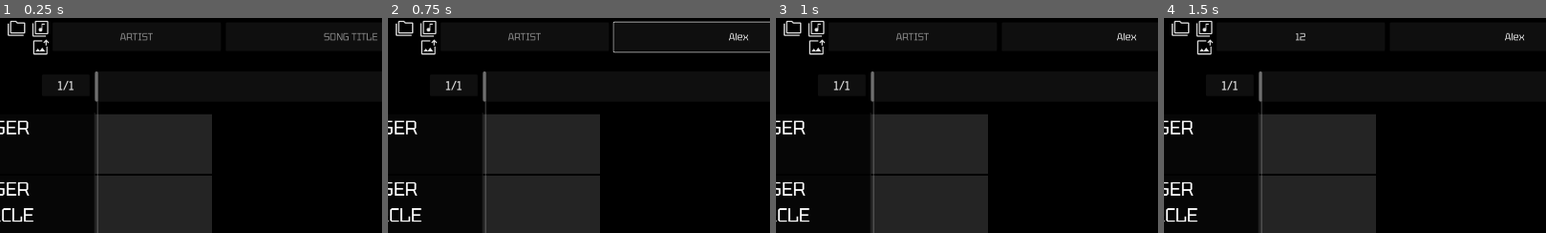
Above: before the commit, frames 1-4 (left to right).
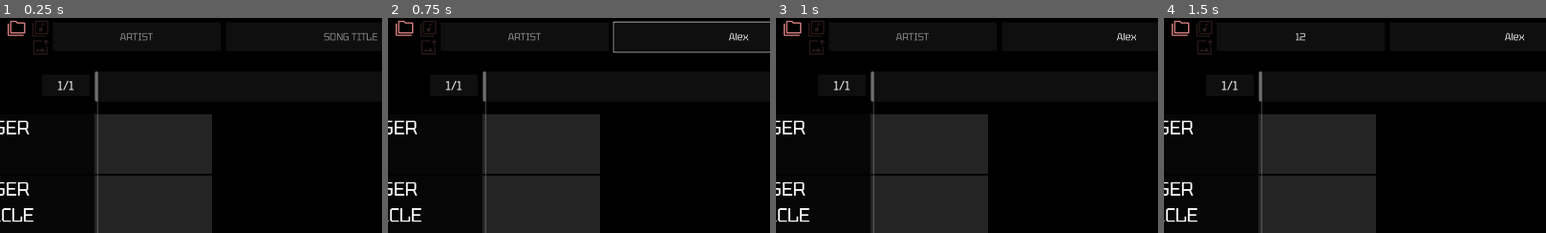
Above: after the commit, the same moments.

Repository: FireEntity1/beat-jumper
Game: Godot game, scene res://scenes/editor.tscn
Two runs of this game, one before a commit and one after it. Both use one fixed random seed, a clock stepped at 60 frames per second and the inputs below. This scene is started directly instead of the project's main scene. Sound files missing from this copy of the repository are replaced by a short silence.
Inputs (mouse positions are % of the whole screen's width and height, from its top left):
- Up to frame 1 (0.25 s): no input
- Up to frame 2 (0.75 s): click (51, 4) at 0.52 s; type "Alex" at 0.6 s
- Up to frame 3 (1 s): click (80, 4) at 0.75 s; type "Alex" at 0.83 s; click (23, 4) at 0.98 s
- Up to frame 4 (1.5 s): type "12" at 1.07 s; click (96, 4) at 1.27 s; type "12" at 1.35 s
The pictures show only the part of the screen within x 5-55%, y 0-50%; the shares and areas given below are measured in that part.

The runs differ from the first frame. In frame 1, 0.5% of the frame differs, in the area x 2-13%, y 1-18%; in frame 2, 0.5%; in frame 3, 0.5%; in frame 4, 0.5%.

Commit message:
feat: loading images and audio

Diff:
--- a/scenes/editor.tscn
+++ b/scenes/editor.tscn
@@ -140,5 +140,6 @@
 [node name="FileDialog" type="FileDialog" parent="."]
 
 [connection signal="button_up" from="pickmusic" to="." method="_on_pickmusic_button_up"]
+[connection signal="button_up" from="pickimage" to="." method="_on_pickimage_button_up"]
 [connection signal="button_up" from="pickfolder" to="." method="_on_pickfolder_button_up"]
 [connection signal="text_submitted" from="scale" to="." method="_on_scale_text_submitted"]
--- a/scripts/editor.gd
+++ b/scripts/editor.gd
@@ -63,6 +63,45 @@
 	if Input.is_action_just_pressed("save"):
 		save()
 
+	if not loaded.map:
+		$pickmusic.disabled = true
+		$pickimage.disabled = true
+		$pickfolder.modulate = Color(1,0.6,0.6)
+	else:
+		$pickmusic.disabled = false
+		$pickimage.disabled = false
+		$pickfolder.modulate = Color(0.6,1.0,0.6)
+
+	if not loaded.song:
+		$pickmusic.modulate = Color(1,0.6,0.6)
+	else:
+		$pickmusic.modulate = Color(0.6,1.0,0.6)
+	if not loaded.image:
+		$pickimage.modulate = Color(1,0.6,0.6)
+	else:
+		$pickimage.modulate = Color(0.6,1.0,0.6)
+
+	if $pickmusic.button_pressed:
+		$pickmusic.modulate.a = 0.4
+	elif $pickmusic.disabled:
+		$pickmusic.modulate.a = 0.2
+	else:
+		$pickmusic.modulate.a = 1.0
+
+	if $pickimage.button_pressed:
+		$pickimage.modulate.a = 0.4
+	elif $pickimage.disabled:
+		$pickimage.modulate.a = 0.2
+	else:
+		$pickimage.modulate.a = 1.0
+
+	if $pickfolder.button_pressed:
+		$pickfolder.modulate.a = 0.4
+	elif $pickfolder.disabled:
+		$pickfolder.modulate.a = 0.2
+	else:
+		$pickfolder.modulate.a = 1.0
+
 func spawn_events():
 	for track in $scroll/tracks.get_children():
 		if track is Control and track.has_node("hbox"):
@@ -230,9 +269,11 @@
 	else:
 		FileAccess.open(dir+"/map.jump",FileAccess.WRITE).store_string(str(map))
 	if FileAccess.file_exists(dir + "/song.ogg") and load[1]:
-		var song = AudioStreamOggVorbis.new()
-		song.load_from_file(dir + "/song.ogg")
+		#var song_path = dir.path_join("song.ogg")
+		var song_path = dir.path_join("song.ogg")
+		var song = AudioStreamOggVorbis.load_from_file(song_path)
 		loaded.song = true
+		$song.stream = song
 	if FileAccess.file_exists(dir + "/cover.png") and load[2]:
 		loaded.image = true
 	elif FileAccess.file_exists(dir + "/cover.jpg") and load[2]:
@@ -265,3 +306,24 @@
 		return
 	dest.store_buffer(data)
 	dest.close()
+	return data
+
+func load_image(dir: String):
+	var file = FileAccess.open(dir,FileAccess.READ)
+	if file == null:
+		return
+	var data = file.get_buffer(file.get_length())
+	var dest = FileAccess.open(save_dir + "/cover." + dir.get_extension(),FileAccess.WRITE)
+	dest.store_buffer(data)
+	dest.close()
+
+
+func _on_pickimage_button_up() -> void:
+	var dialog = FileDialog.new()
+	dialog.file_mode = FileDialog.FILE_MODE_OPEN_FILE
+	dialog.access = FileDialog.ACCESS_FILESYSTEM
+	dialog.use_native_dialog = true
+	dialog.filters = ["*.png","*.jpg","*.jpeg"]
+	dialog.connect("file_selected",load_image)
+	add_child(dialog)
+	dialog.popup()
